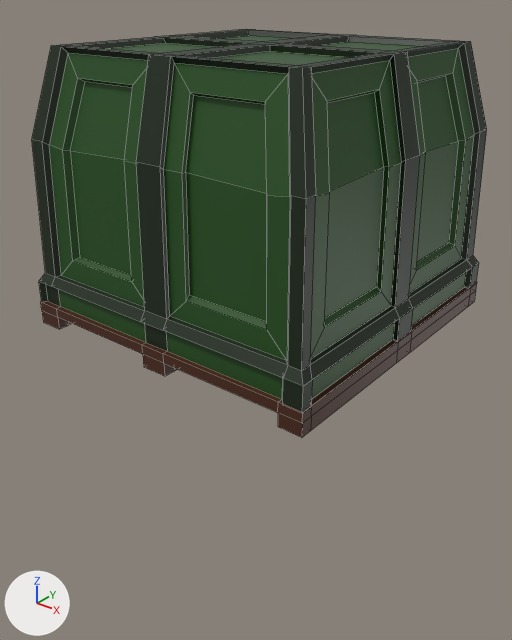
One commit to the Blender file Assets/Art/Models/Vehicles/Supplies/SupplieBox.blend: the scene before it, then after it.
Both versions are drawn from a camera (50 mm lens) standing at (2.57, -3.32, 1.86) and looking at (-0.01, -0.09, -0.14). Arrows for +X, +Y and +Z are at lower left; the lights stay in place. The older version comes first. Mesh edges are drawn as thin lines. Objects named as collision shapes, trigger or cutter boxes, shadow casters or lower levels of detail are left out.
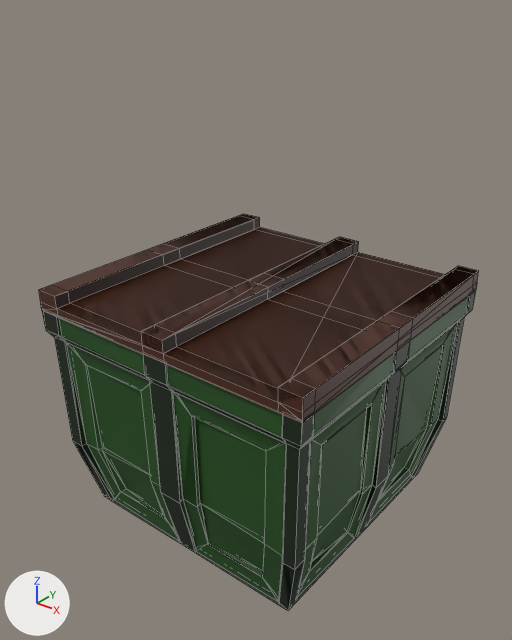
What changed in the scene script:
```text
Add mat_wood_001:
    mat_wood_001 = principled_material('Wood.001')
    mat_wood_001.base_color = (0.0732, 0.0202, 0.00701)  # brown #4c2714
Add mat_main_001:
    mat_main_001 = principled_material('Main.001')
    mat_main_001.base_color = (0.0167, 0.08, 0.0111)  # dark green #23501b
Add mat_strap_001:
    mat_strap_001 = principled_material('Strap.001')
    mat_strap_001.base_color = (0.00695, 0.0188, 0.00477)  # black #14250f
Add me_cube_002:
    me_cube_002.from_pydata(...)  # 402 vertices, 400 faces; spans x -1.0..1.0, y -1.0..1.0, z -0.11..1.52
    # faces by material slot: [124, 111, 165]
    me_cube_002.materials.append(mat_main_001)  # dark green #23501b
    me_cube_002.materials.append(mat_wood_001)  # brown #4c2714
    me_cube_002.materials.append(mat_strap_001)  # black #14250f
Change ob_cube:
    ob_cube.rotation_euler: (0.0, 0.0, 0.0) -> (3.142, 0.0, 0.0)  # degrees (0, 0, 0) -> degrees (180, 0, 0)
Add ob_box_lod1:
    ob_box_lod1 = bpy.data.objects.new('Box_LOD1', me_cube_002)
    ob_box_lod1.location = (0.0, 0.0, 0.0)
    ob_box_lod1.rotation_euler = (3.142, 0.0, 0.0)  # degrees (180, 0, 0)
    _m = ob_box_lod1.modifiers.new('Decimate', 'DECIMATE')
    _m.ratio = 0.555
```

Pixel boxes [x1, y1, x2, y2] of what changed, in the pictures (512 x 640 px):
'Cube', turned
    before: [32, 29, 487, 438]
    after: [39, 214, 479, 610]
'Box_LOD1', added
    after: [42, 214, 476, 610]
    faces in mat_main_001 (dark green #23501b): [59, 298, 467, 601]
    faces in mat_wood_001 (brown #4c2714): [45, 214, 473, 402]
    faces in mat_strap_001 (black #14250f): [42, 291, 476, 610]
